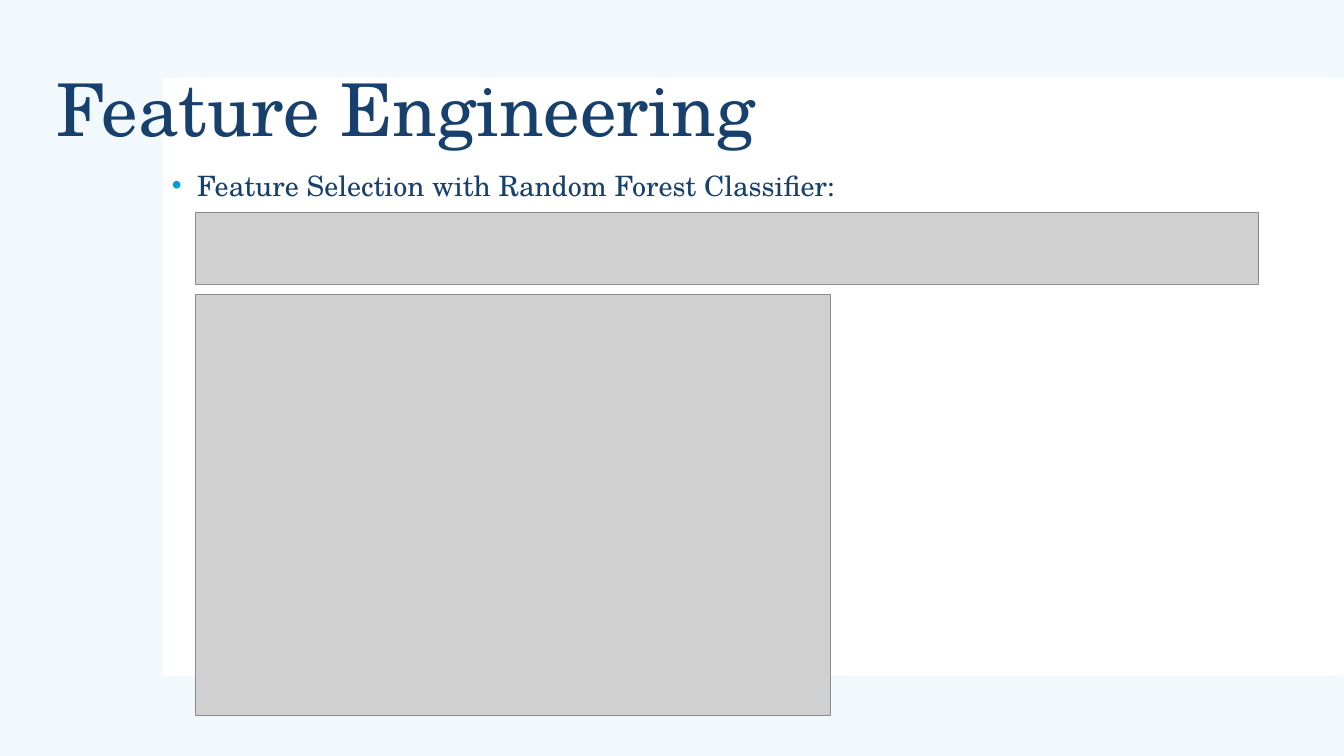
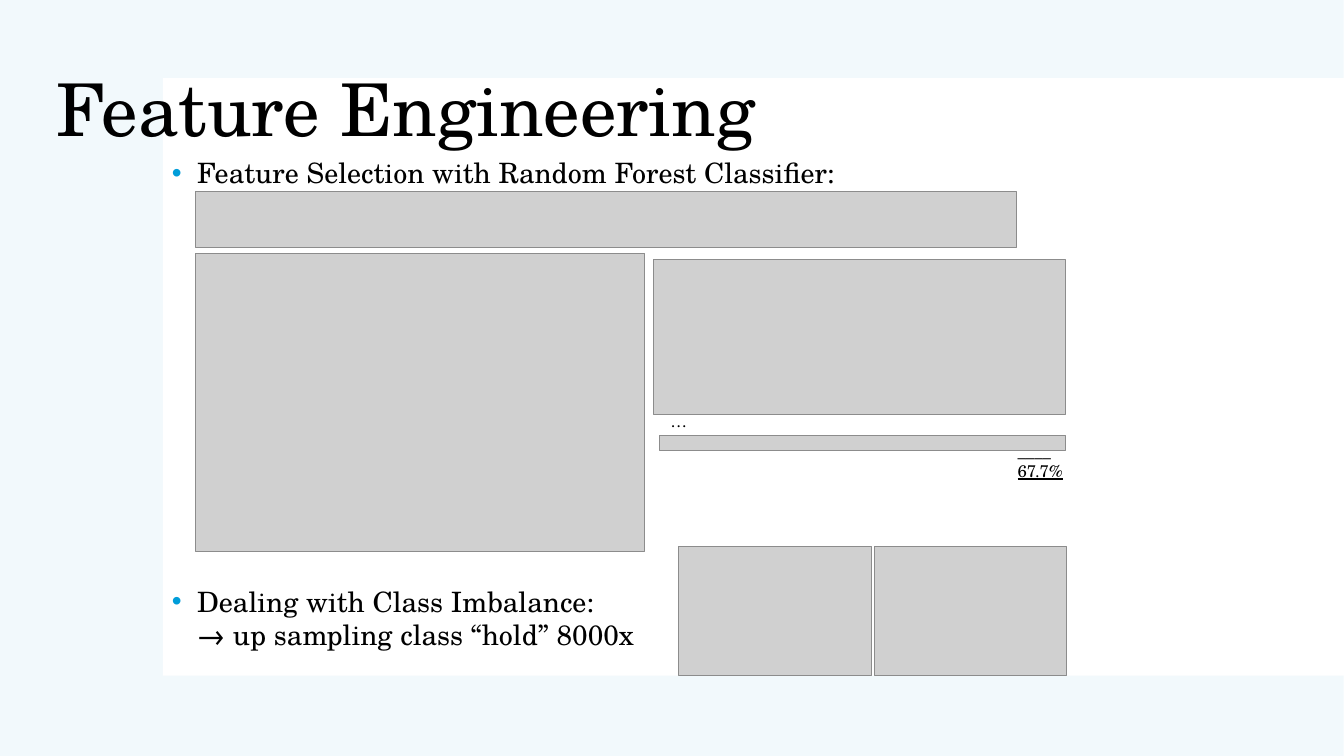
Before and after one commit to AtK42/ML_stonks_2021, a slide deck: slide 4 of Group2_ML_Project_Presentation.pptx. Drawn at 1344x756 pixels with LibreOffice and Linux fonts; fonts in the diff are those of the drawing; grey boxes stand for pictures. Boxes give left, top, right and bottom in pixels: in the first picture for what was removed or moved away, otherwise in the second. Text is boxed around its words. In the diff, an @@ line names an element or a change of style, - is before the commit and + after.

```diff
--- a/Group2_ML_Project_Presentation.pptx
+++ b/Group2_ML_Project_Presentation.pptx
@@ title "Feature Engineering" at <box>56,83,755,151</box>: text colour #17406D to #000000 @@
@@ text "Feature Selection with Random Forest ...": place and size @@
-text "Feature Selection with Random Forest ..." at <box>197,175,835,197</box>
+text "Feature Selection with Random Forest ..." at <box>197,162,835,651</box>
@@ text at <box>197,162,835,192</box>: text colour #17406D to #000000 in "Feature Selection with Random Forest Classifier:" @@
@@ picture: place and size @@
-picture at <box>196,213,1258,284</box>
+picture at <box>196,192,1016,247</box>
@@ picture added at <box>196,253,644,552</box> @@
@@ picture added at <box>653,260,1066,414</box> @@
@@ picture removed at <box>196,294,831,716</box> @@
@@ text added at <box>660,405,706,436</box>, 12 pt, text #000000 @@
+…
@@ picture added at <box>659,436,1066,451</box> @@
@@ text added at <box>1018,465,1063,480</box>, 12 pt, text #000000, underline @@
+____
+67.7%
@@ picture added at <box>680,546,872,676</box> @@
@@ picture added at <box>874,546,1067,676</box> @@
@@ text at <box>197,591,634,651</box>: paragraph added @@
+• Dealing with Class Imbalance:
+  → up sampling class “hold” 8000x
```
Also in this commit, not shown: 9 other slides changed, 1 slide removed.
